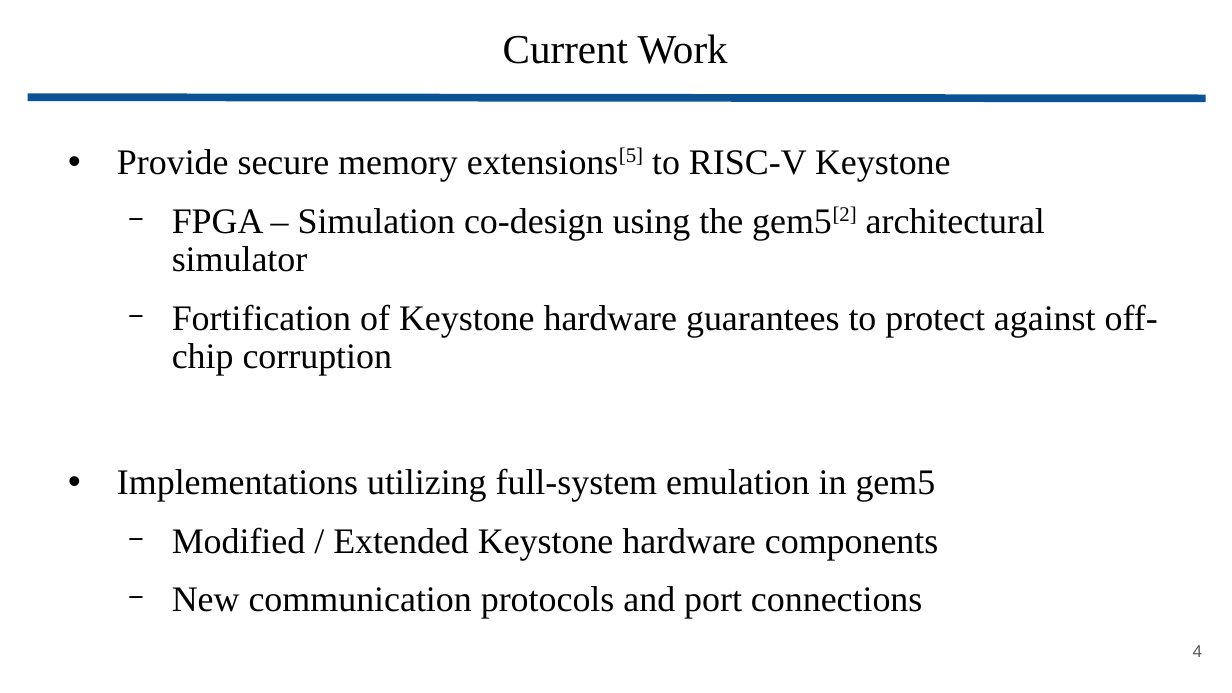
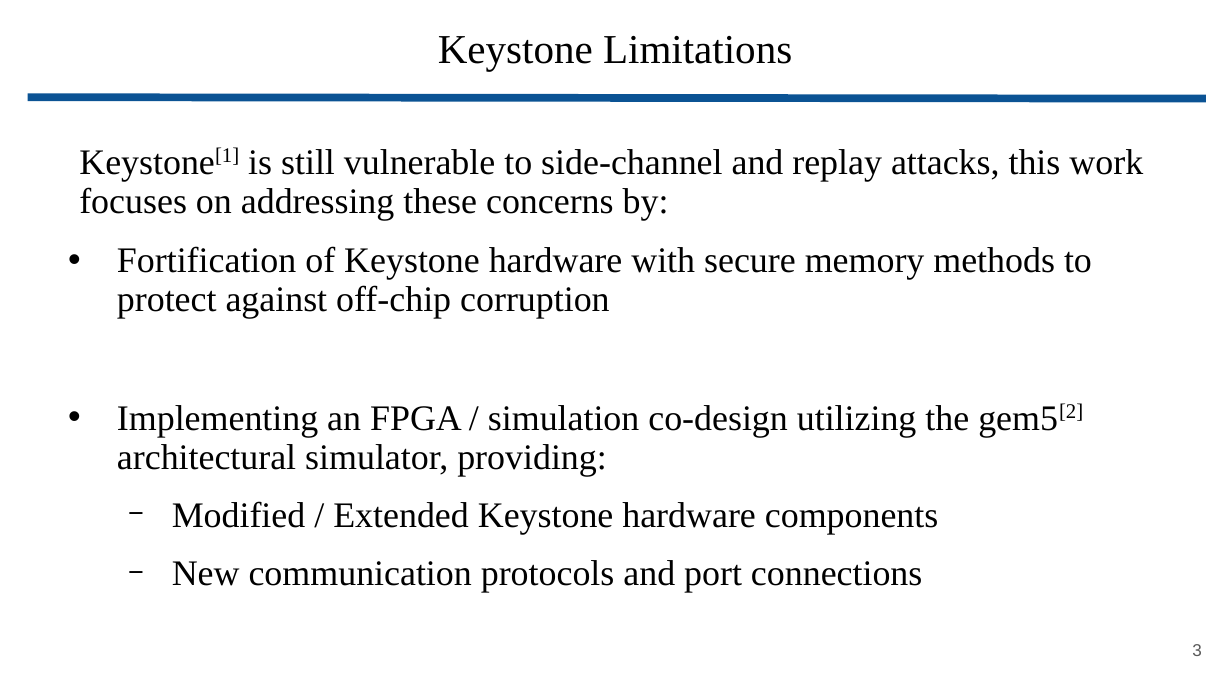
Before and after one commit to wbuz24/grad-research, a slide deck: slide 3 of presentations/YARCH25_lightning.pptx (slide 4 before the commit). Drawn at 1232x693 pixels with LibreOffice and Linux fonts; fonts in the diff are those of the drawing. Boxes give left, top, right and bottom in pixels: in the first picture for what was removed or moved away, otherwise in the second. Text is boxed around its words. In the diff, an @@ line names an element or a change of style, - is before the commit and + after.

```diff
--- a/presentations/YARCH25_lightning.pptx
+++ b/presentations/YARCH25_lightning.pptx
@@ title at bbox=[438, 36, 792, 71]: text changed @@
-Current Work
+Keystone Limitations
@@ text at bbox=[79, 147, 1143, 476]: text changed @@
-• Provide secure memory extensions[5] to RISC-V Keystone
-  − FPGA – Simulation co-design using the gem5[2] architectural simulator
-  − Fortification of Keystone hardware guarantees to protect against off-chip corruption
-• Implementations utilizing full-system emulation in gem5
+Keystone[1] is still vulnerable to side-channel and replay attacks, this work focuses on addressing these concerns by:
+• Fortification of Keystone hardware with secure memory methods to protect against off-chip corruption
+• Implementing an FPGA / simulation co-design utilizing the gem5[2] architectural simulator, providing:
@@ page number at bbox=[1192, 644, 1202, 656]: text changed @@
-4
+3
```
Also in this commit, not shown: 4 other slides changed, 1 slide removed.
